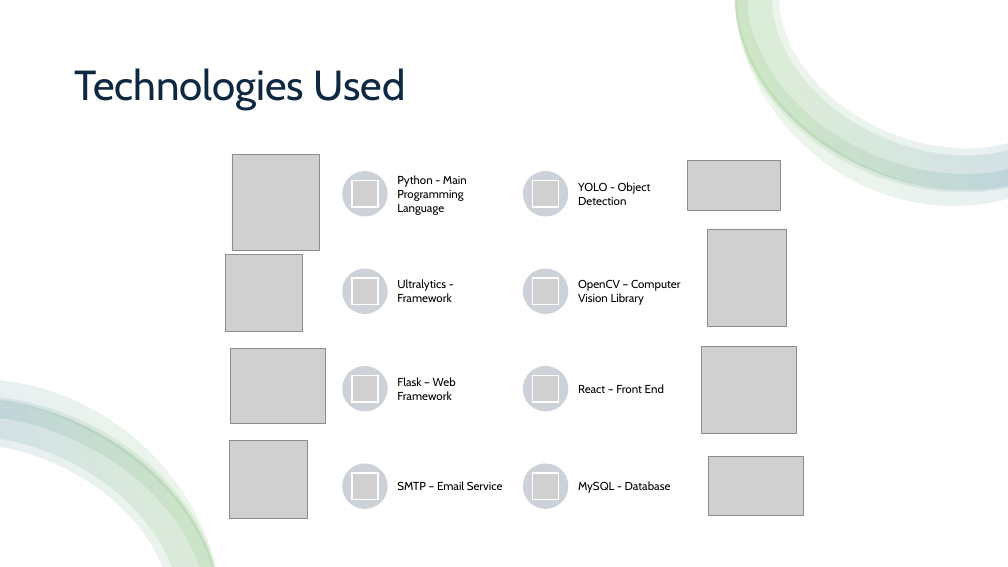
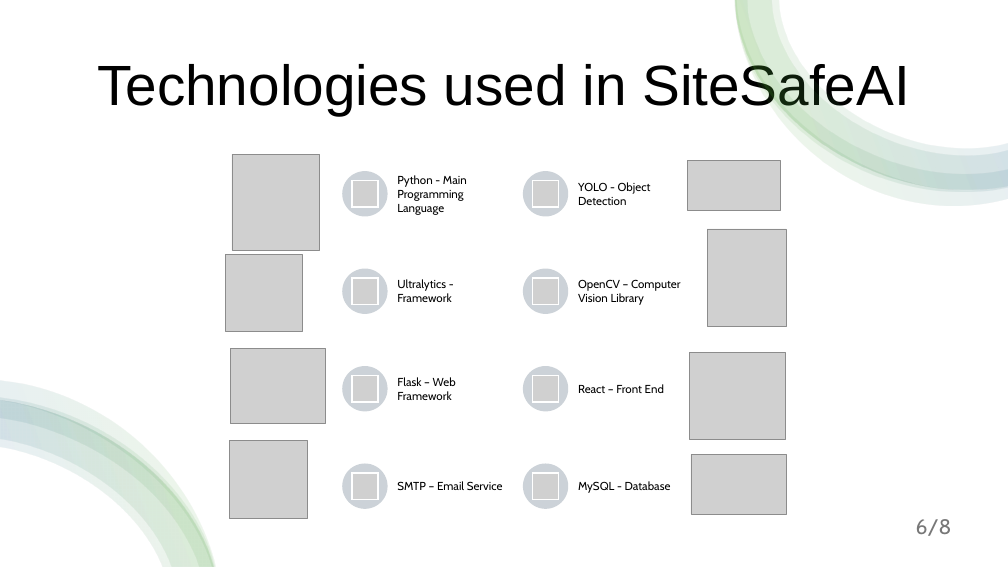
Before and after one commit to C00276177Tomas/SafeSiteAI, a slide deck: slide 6 of Presentation/SiteSafeAiPresentation.pptx (slide 3 before the commit). Drawn at 1008x567 pixels with LibreOffice and Linux fonts; fonts in the diff are those of the drawing; grey boxes stand for pictures. Boxes give left, top, right and bottom in pixels: in the first picture for what was removed or moved away, otherwise in the second. Text is boxed around its words. In the diff, an @@ line names an element or a change of style, - is before the commit and + after.

```diff
--- a/Presentation/SiteSafeAiPresentation.pptx
+++ b/Presentation/SiteSafeAiPresentation.pptx
@@ title at [97,60,910,115]: text changed; size 40 to 54 pt; font Cabin to Arial; text colour #0E2841 to #000000 @@
-Technologies Used
+Technologies used in SiteSafeAI
@@ picture: place and size @@
-picture at [702,347,797,434]
+picture at [690,353,785,440]
@@ picture: place and size @@
-picture at [709,456,804,516]
+picture at [691,454,786,514]
@@ page number added at [916,519,952,536], 20 pt, text #797979 @@
+6/8
```
Also in this commit, not shown: 2 other slides changed, 5 slides added, 1 slide removed, 1 other file.
